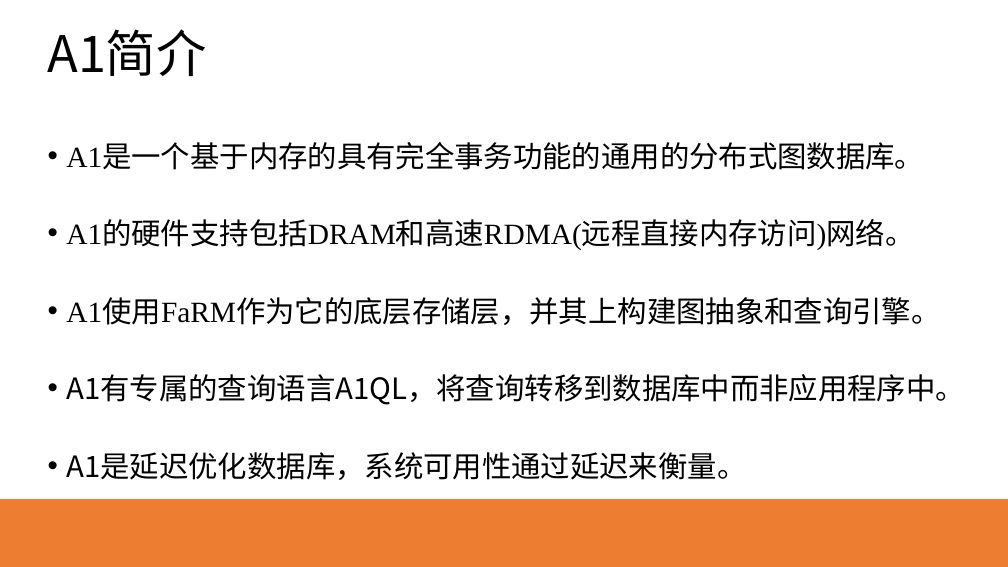
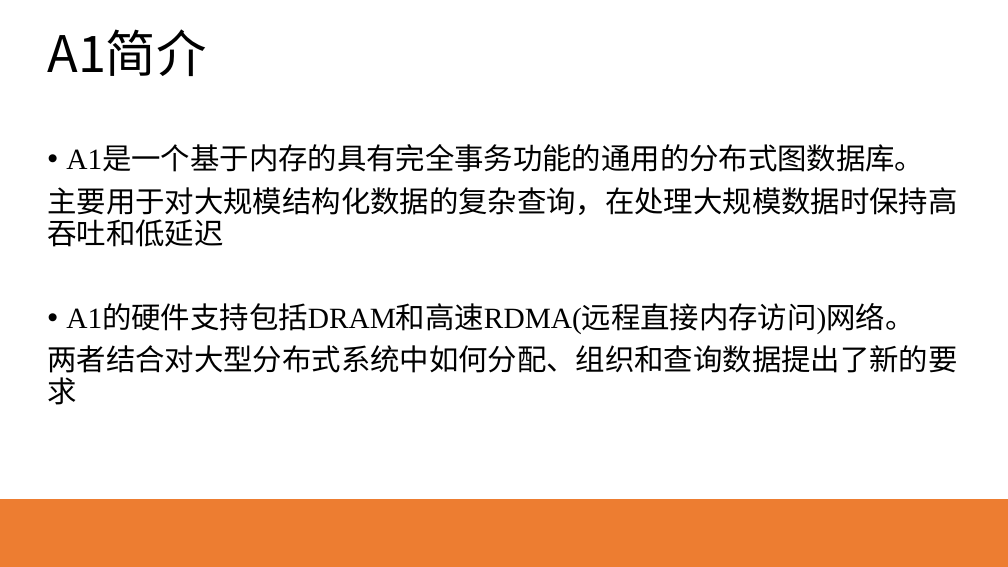
Before and after one commit to HEU-CS/new-database-Yeecoder, a slide deck: slide 2 of S320067135赵博文.pptx. Drawn at 1008x567 pixels with LibreOffice and Linux fonts; fonts in the diff are those of the drawing. Boxes give left, top, right and bottom in pixels: in the first picture for what was removed or moved away, otherwise in the second. Text is boxed around its words. In the diff, an @@ line names an element or a change of style, - is before the commit and + after.

```diff
--- a/S320067135赵博文.pptx
+++ b/S320067135赵博文.pptx
@@ text at bbox=[66, 147, 924, 334]: line spacing 0.8 to 0.9 @@
@@ text at bbox=[48, 187, 958, 247]: paragraph added @@
+主要用于对大规模结构化数据的复杂查询，在处理大规模数据时保持高吞吐和低延迟
@@ text at bbox=[48, 345, 958, 405]: text changed; font Noto Sans CJK SC to Times New Roman @@
-• A1使用FaRM作为它的底层存储层，并其上构建图抽象和查询引擎。
-• A1有专属的查询语言A1QL，将查询转移到数据库中而非应用程序中。
-• A1是延迟优化数据库，系统可用性通过延迟来衡量。
+两者结合对大型分布式系统中如何分配、组织和查询数据提出了新的要求
```
Also in this commit, not shown: 5 other slides changed, 4 slides added, 2 slides removed, 1 other file.
